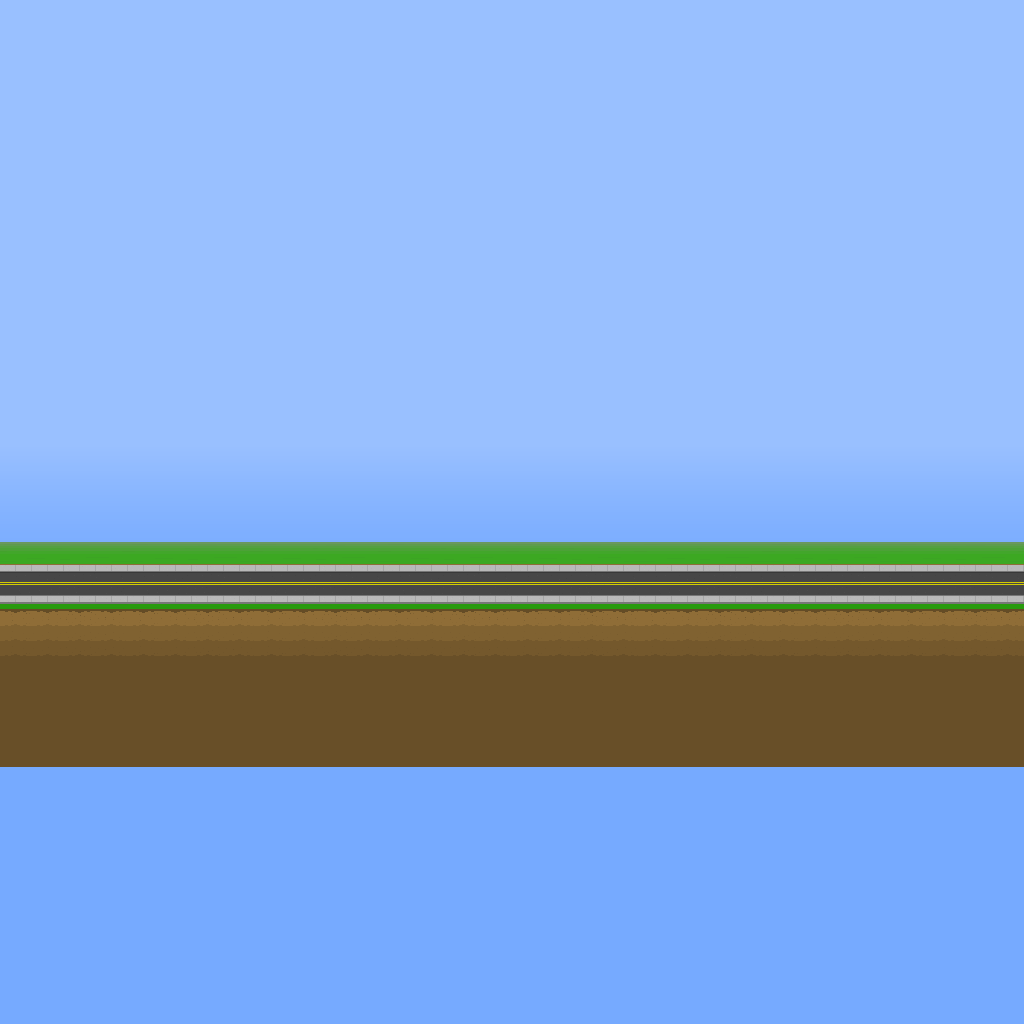
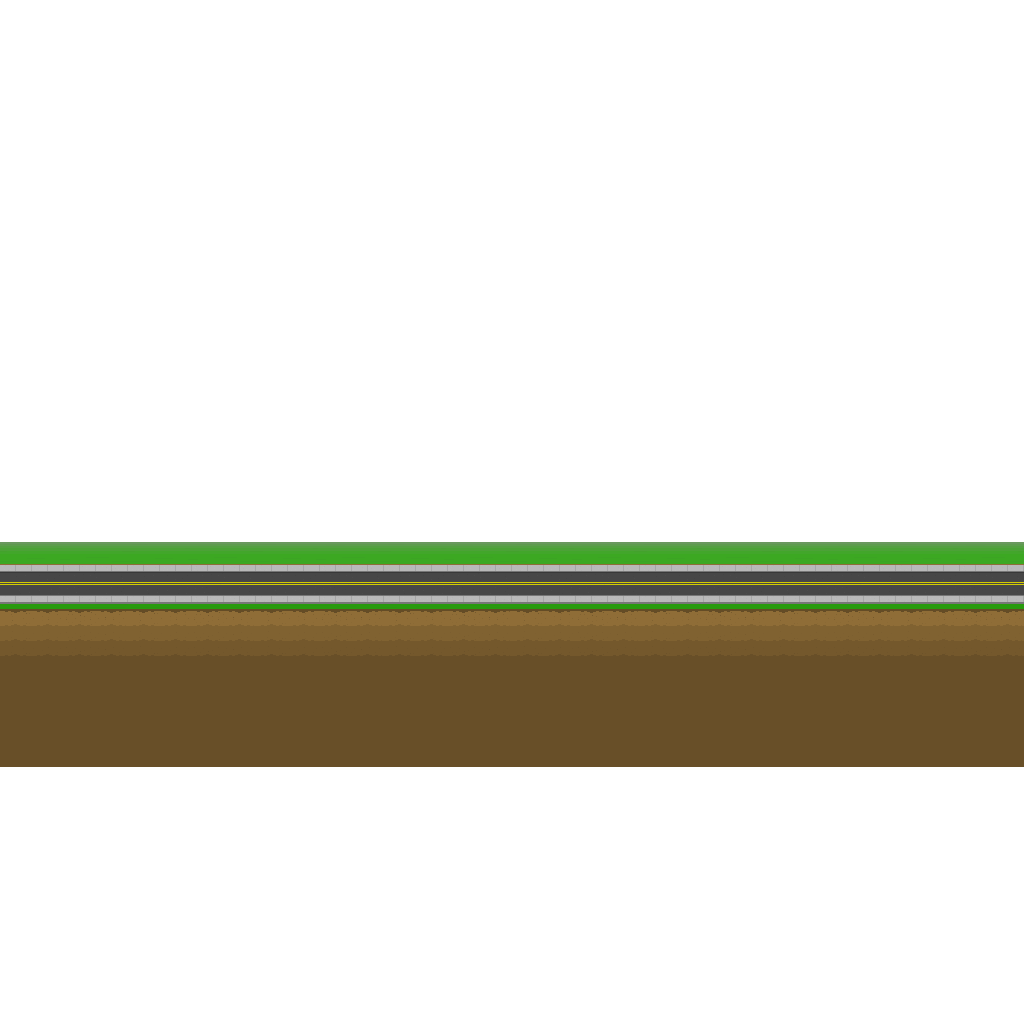
The second 1024 × 1024 image is a revision of the first. Changes to its layers:
hid "Layer 4" over [0, 0, 1024, 542]
hid "Background" over [0, 0, 1024, 1024]
